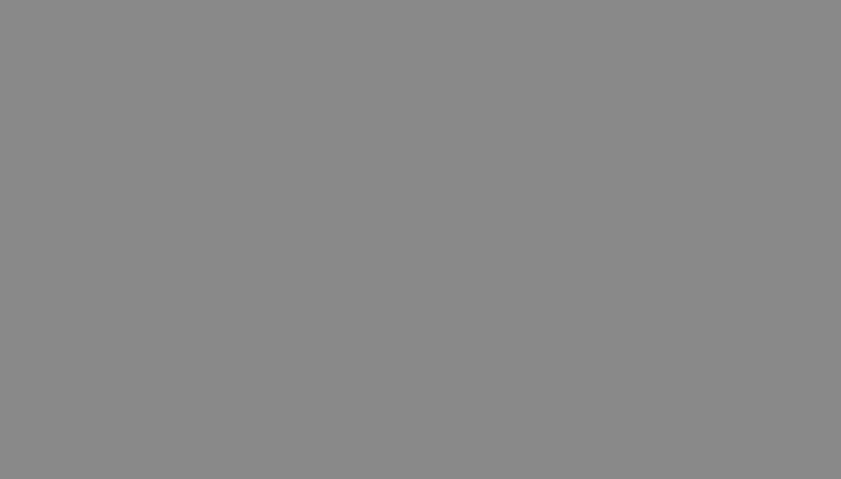
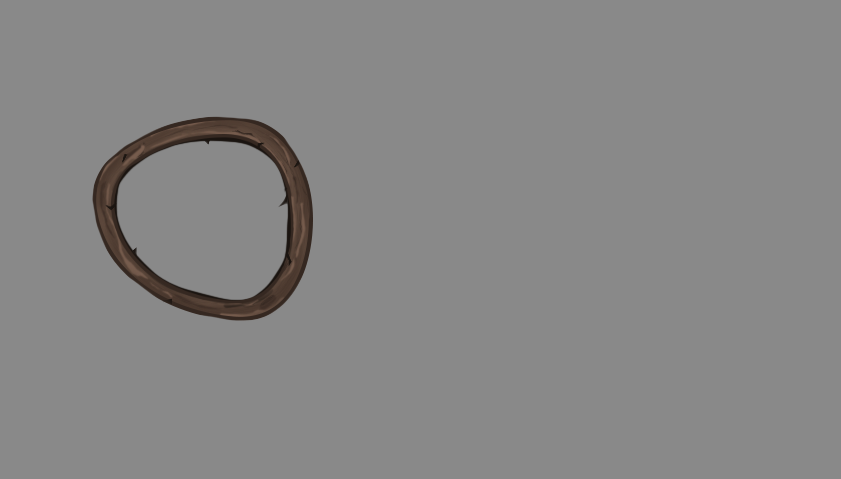
Comparing the layer stacks of the two 841 × 479 images. Changes:
added layer "Group 2 copy 7" above "Group 2 copy 3" over [92, 116, 313, 321]
